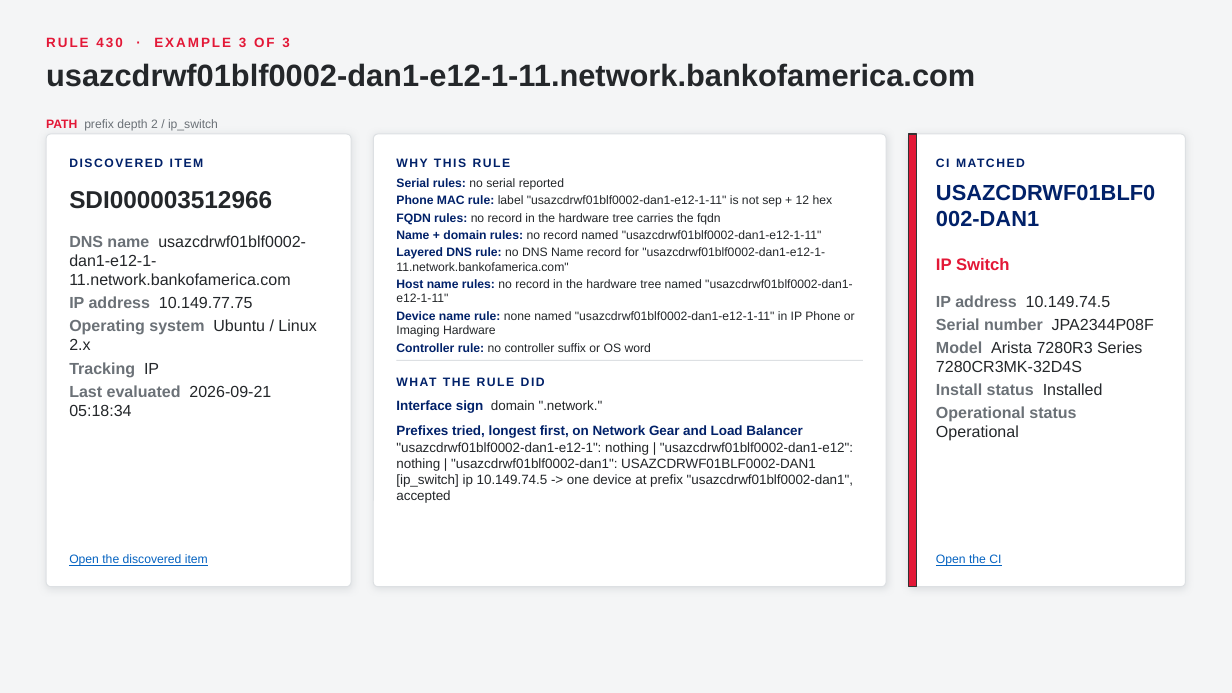
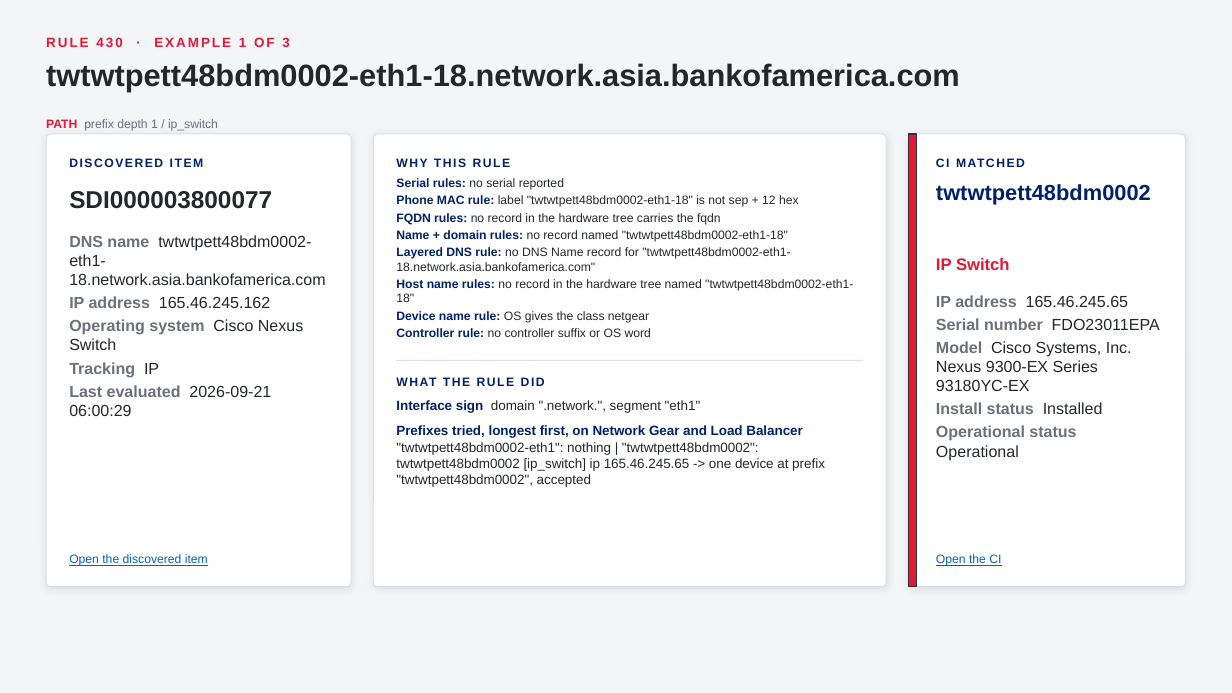
Before and after one commit to singhmihir/py, a slide deck: slide 54 of stories/qualys-ci-lookup-rules/Qualys CI Lookup Rules - CMDB Team Demo.pptx (slide 56 before the commit). Drawn at 1232x693 pixels with LibreOffice and Linux fonts; fonts in the diff are those of the drawing. Boxes give left, top, right and bottom in pixels: in the first picture for what was removed or moved away, otherwise in the second. Text is boxed around its words. In the diff, an @@ line names an element or a change of style, - is before the commit and + after.

```diff
--- a/stories/qualys-ci-lookup-rules/Qualys CI Lookup Rules - CMDB Team Demo.pptx
+++ b/stories/qualys-ci-lookup-rules/Qualys CI Lookup Rules - CMDB Team Demo.pptx
@@ text at [46, 37, 289, 47]: text changed @@
-RULE 430 · EXAMPLE 3 OF 3
+RULE 430 · EXAMPLE 1 OF 3
@@ text at [46, 63, 960, 91]: text changed @@
-usazcdrwf01blf0002-dan1-e12-1-11.network.bankofamerica.com
+twtwtpett48bdm0002-eth1-18.network.asia.bankofamerica.com
@@ text at [46, 119, 218, 131]: text changed @@
-PATH prefix depth 2 / ip_switch
+PATH prefix depth 1 / ip_switch
@@ text at [69, 191, 272, 209]: text changed @@
-SDI000003512966
+SDI000003800077
@@ text at [396, 195, 799, 207]: text changed @@
-• Phone MAC rule: label "usazcdrwf01blf0002-dan1-e12-1-11" is not sep + 12 hex
+• Phone MAC rule: label "twtwtpett48bdm0002-eth1-18" is not sep + 12 hex
@@ text at [936, 184, 1151, 204]: text changed @@
-USAZCDRWF01BLF0002-DAN1
+twtwtpett48bdm0002
@@ text at [69, 235, 325, 350]: text changed @@
-DNS name usazcdrwf01blf0002-dan1-e12-1-11.network.bankofamerica.com
-IP address 10.149.77.75
-Operating system Ubuntu / Linux 2.x
+DNS name twtwtpett48bdm0002-eth1-18.network.asia.bankofamerica.com
+IP address 165.46.245.162
+Operating system Cisco Nexus Switch
@@ text at [396, 230, 853, 323]: text changed @@
-• Name + domain rules: no record named "usazcdrwf01blf0002-dan1-e12-1-11"
-• Layered DNS rule: no DNS Name record for "usazcdrwf01blf0002-dan1-e12-1-11.network.bankofamerica.com"
-• Host name rules: no record in the hardware tree named "usazcdrwf01blf0002-dan1-e12-1-11"
-• Device name rule: none named "usazcdrwf01blf0002-dan1-e12-1-11" in IP Phone or Imaging Hardware
+• Name + domain rules: no record named "twtwtpett48bdm0002-eth1-18"
+• Layered DNS rule: no DNS Name record for "twtwtpett48bdm0002-eth1-18.network.asia.bankofamerica.com"
+• Host name rules: no record in the hardware tree named "twtwtpett48bdm0002-eth1-18"
+• Device name rule: OS gives the class netgear
@@ text at [936, 295, 1160, 391]: text changed @@
-IP address 10.149.74.5
-Serial number JPA2344P08F
-Model Arista 7280R3 Series 7280CR3MK-32D4S
+IP address 165.46.245.65
+Serial number FDO23011EPA
+Model Cisco Systems, Inc. Nexus 9300-EX Series 93180YC-EX
@@ text at [69, 385, 271, 416]: text changed @@
-Last evaluated 2026-09-21 05:18:34
+Last evaluated 2026-09-21 06:00:29
@@ text at [396, 400, 825, 487]: text changed @@
-1. Interface sign domain ".network."
-2. Prefixes tried, longest first, on Network Gear and Load Balancer "usazcdrwf01blf0002-dan1-e12-1": nothing | "usazcdrwf01blf0002-dan1-e12": nothing | "usazcdrwf01blf0002-dan1": USAZCDRWF01BLF0002-DAN1 [ip_switch] ip 10.149.74.5 -> one device at prefix "usazcdrwf01blf0002-dan1", accepted
+1. Interface sign domain ".network.", segment "eth1"
+2. Prefixes tried, longest first, on Network Gear and Load Balancer "twtwtpett48bdm0002-eth1": nothing | "twtwtpett48bdm0002": twtwtpett48bdm0002 [ip_switch] ip 165.46.245.65 -> one device at prefix "twtwtpett48bdm0002", accepted
```
Also in this commit, not shown: 50 other slides changed, 4 slides added, 1 slide removed, 5 other files.
